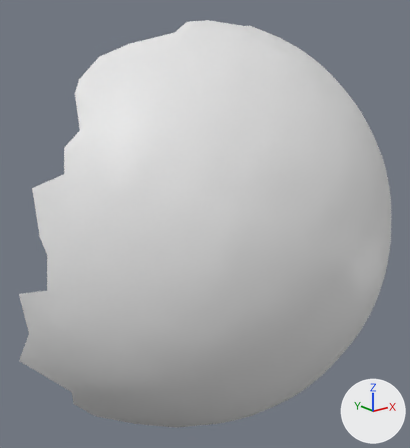
Before and after pictures for a commit that changed the OBJ model res/final/onecam_fullvolume/cleanedup/FullVolium.000281.obj.
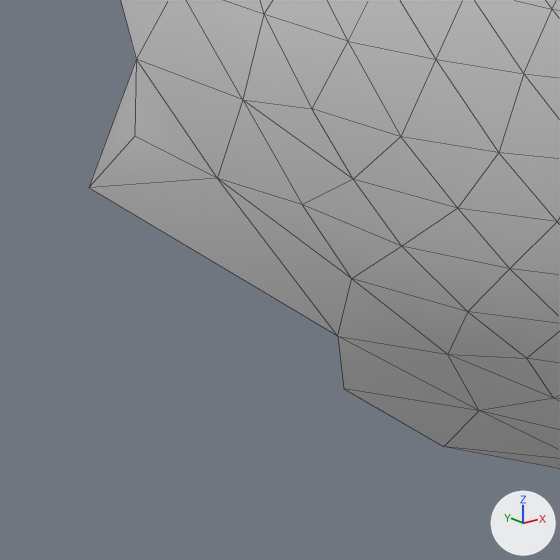
There are two pictures of each version: one whole from a 50 mm lens placed at (-54.8, -140.2, 238.2), pointed at (69.0, 14.5, 176.4), one close up on the part from 0% to 29% of the width and 72% to 98% of the height. The axes (+X, +Y, +Z) are drawn at lower right. The lights are the same throughout. The close-ups show mesh edges as thin lines. Where no turn or scale is listed for an object, it has been applied to the vertices.

In view in the first close-up: 'FullVolium.000281'.
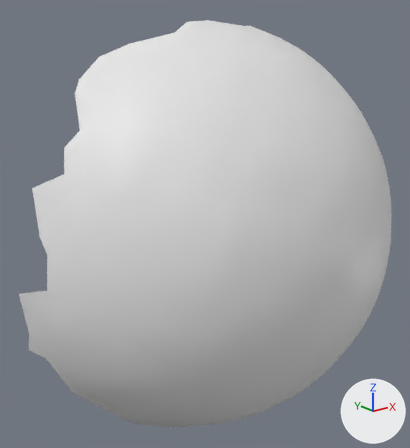
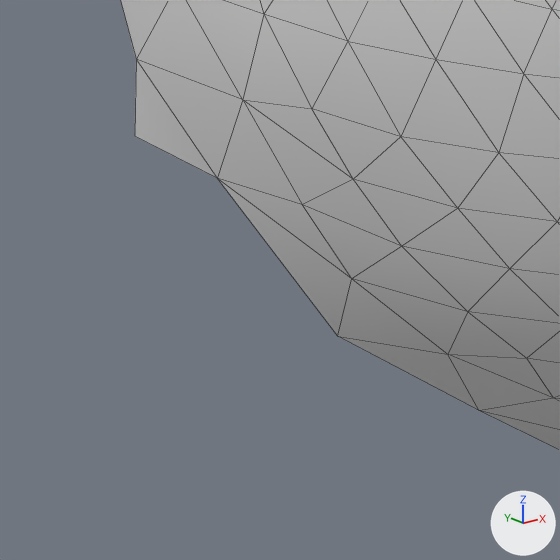
Changed parts and their boxes (x1, y1, x2, y2) in the close-ups (560 x 560 px):
'FullVolium.000281', reshaped: before (89, 0, 560, 469); after (121, 0, 560, 450)
part 1 of me_fullvolium_000281, deleted: before (89, 61, 560, 469)

The change, as a list of edits to the scene's bpy script:
```text
Change me_fullvolium_000281:
    where me_fullvolium_000281.from_pydata(...)  # 1078 vertices, 2114 faces; spans x 1.0..154.0, y -41.0..54.0, z 100.0..247.0
    used by ob_fullvolium_000281; location = (0.0, 0.0, 0.0)
    verts and faces of me_fullvolium_000281; kept vertices keep their numbers, new ones are numbered from 1078
    before: 844 (31.0, 14.0, 111.0), 846 (23.0, 15.0, 118.0) at pixel (479, 410), 932 (4.0, 23.0, 150.0) at pixel (136, 59), 957 (15.0, 20.0, 125.0) at pixel (337, 336), 959 (18.0, 26.0, 117.0) at pixel (343, 388)
    before: 973 (38.0, 19.0, 103.0), 1002 (7.0, 20.0, 141.0) at pixel (217, 178), 1003 (4.0, 27.0, 143.0) at pixel (134, 136), 1013 (3.0, 34.0, 136.0) at pixel (88, 187), 1041 (25.0, 24.0, 109.0) at pixel (443, 446)
    me_fullvolium_000281 part 1
    add delete_vertices([959, 1013, 1041])  # with the faces that use them
```
